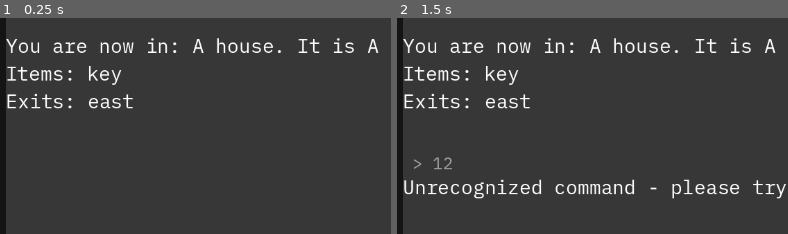
Above: before the commit, frames 1-2 (left to right).
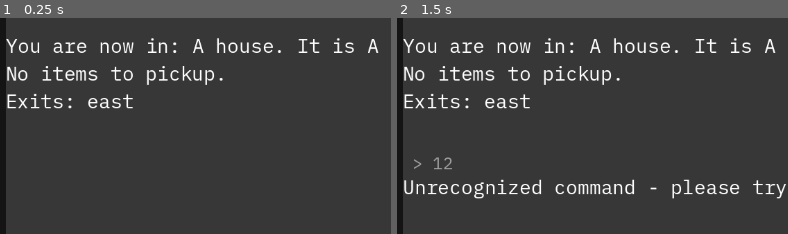
Above: after the commit, the same moments.

Repository: CungSao/textAdventure
Game: Godot game, scene res://game.tscn
Same seed, same stepped clock (60 frames per second), same inputs: the game is played once before the commit and once after it.
Inputs (mouse positions are % of the whole screen's width and height, from its top left):
- Up to frame 1 (0.25 s): no input
- Up to frame 2 (1.5 s): click (52, 94) at 0.52 s; type "12" at 0.6 s; tap Enter at 1.25 s; hold Up (ui_up) from 1.28 s (still down)
The pictures show only the part of the screen within x 0-50%, y 20-70%; the shares and areas given below are measured in that part.

The runs differ from the first frame. In frame 1, 1.7% of the frame differs, in the area x 1-58%, y 22-43%; in frame 2, 1.7%.

Commit message:
Locked & Use Keys

Diff:
--- a/CommandProcessor.gd
+++ b/CommandProcessor.gd
@@ -1,11 +1,12 @@
 extends Node
 
-var current_room = null
-var player = null
+
+var current_room:Room = null
+var player:Player = null
 
 
-func initialize(starting_room, player) -> String:
-	self.player = player
+func initialize(starting_room, _player) -> String:
+	player = _player
 	return change_room(starting_room)
 
 
@@ -27,8 +28,10 @@
 			return take(second_word)
 		'drop':
 			return drop(second_word)
-		"inventory", "inv":
+		"inventory":
 			return inventory()
+		"use":
+			return use(second_word)
 		"help":
 			return help()
 
@@ -40,7 +43,10 @@
 		return "Go where?"
 
 	if current_room.exits.keys().has(second_word):
-		var exit = current_room.exits[second_word]
+		var exit:Exit = current_room.exits[second_word]
+		if exit.is_other_room_locked(current_room):
+			return "That exit is currently locked!"
+
 		var change_response = change_room(exit.get_other_room(current_room))
 		return "You go %s %s" % [second_word, change_response]
 	else:
@@ -75,6 +81,26 @@
 	return player.get_inventory_list()
 
 
+func use(second_word:String) -> String:
+	if second_word == "":
+		return "Drop what?"
+
+	for item in player.inventory:
+		if second_word.to_lower() == item.item_name.to_lower():
+			match item.item_type:
+				Types.ItemTypes.KEY:
+					for exit in current_room.exits.values():
+						if exit.room_2 == item.use_value:
+							exit.room_2_is_locked = false
+							player.drop_item(item)
+							return "You use %s to unlock a door to %s" % [item.item_name, exit.room_2.room_name]
+					return "That item does not unlock any doors in this room."
+				_:
+					return "Error - tried to use an item with an invalid type."
+
+	return "You don't have that item."
+
+
 func help() -> String:
 	return "You can use these commands: go [location], take/drop [item], inventory, help"
 
--- a/Player.gd
+++ b/Player.gd
@@ -1,6 +1,6 @@
-extends Node
+class_name Player extends Node
 
-var inventory:Array
+var inventory:Array[Item]
 
 
 func take_item(item:Item):
@@ -16,7 +16,7 @@
 		return "You don't currently have anything."
 
 	var item_string = ""
-	for i in inventory:
-		item_string += i.item_name + " "
+	for item in inventory:
+		item_string += item.item_name + " "
 
 	return "Invetory: " + item_string
--- a/RoomManager.gd
+++ b/RoomManager.gd
@@ -1,7 +1,15 @@
 extends Node
+
+@onready var house_room:Room = $HouseRoom
+@onready var outside_room:Room = $OutsideRoom
+@onready var shed_room = $ShedRoom
+
 
 func _ready() -> void:
 	var key = Item.new("key", Types.ItemTypes.KEY)
+	key.use_value = shed_room
 
-	$HouseRoom.connect_exit("east", $OutsideRoom)
-	$HouseRoom.add_item(key)
+	house_room.connect_exit_unlocked("east", outside_room)
+
+	outside_room.add_item(key)
+	outside_room.connect_exit_locked("north", shed_room)
--- a/game.gd
+++ b/game.gd
@@ -1,6 +1,6 @@
 extends Control
 
-signal cam
+@export var input_path:NodePath
 @export var path_history: NodePath
 @export var path_scroll: NodePath
 @export var max_lines_remembered = 30
@@ -9,18 +9,29 @@
 const RESPONSE = preload("res://input/response.tscn")
 
 @onready var command_processor: Node = $CommandProcessor
+@onready var room_manager: Node = $RoomManager
+@onready var __input_edit:LineEdit = get_node(input_path)
 @onready var history: VBoxContainer = get_node(path_history)
 @onready var scroll: ScrollContainer = get_node(path_scroll)
 @onready var scrollbar: VScrollBar = scroll.get_v_scroll_bar()
-@onready var room_manager: Node = $RoomManager
-@onready var player = $Player
+
+
+func _on_text_changed(new_text):
+	if Input.is_action_pressed("ui_text_backspace"): return
+	match new_text:
+		"inv":
+			new_text = new_text.replace("inv", "inventory")
+			__input_edit.text = new_text
+			__input_edit.caret_column = new_text.length()
 
 
 func _ready() -> void:
+	__input_edit.connect("text_changed", _on_text_changed)
 	scrollbar.changed.connect(handle_scrollbar_changed)
 
 	create_response("Welcome to the retro text adventure! You can type 'help' to see your available commands.")
 
+	var player = Player.new()
 	var starting_room_response = command_processor.initialize(room_manager.get_child(0), player)
 	create_response(starting_room_response)
 
--- a/game.tscn
+++ b/game.tscn
@@ -1,9 +1,8 @@
-[gd_scene load_steps=14 format=3 uid="uid://d3wba6syqkbrp"]
+[gd_scene load_steps=13 format=3 uid="uid://d3wba6syqkbrp"]
 
 [ext_resource type="Script" path="res://input/Input.gd" id="1_2uw3k"]
 [ext_resource type="FontFile" uid="uid://d078jfhcy6kqy" path="res://fonts/IBMPlexMono-Regular.ttf" id="1_scu14"]
 [ext_resource type="Script" path="res://game.gd" id="2_vas34"]
-[ext_resource type="Script" path="res://Player.gd" id="3_6mbef"]
 [ext_resource type="Script" path="res://CommandProcessor.gd" id="3_ulhwv"]
 [ext_resource type="Script" path="res://RoomManager.gd" id="4_l4nh5"]
 [ext_resource type="PackedScene" uid="uid://c0bvgbk12s7cn" path="res://rooms/room.tscn" id="4_m1qwo"]
@@ -37,12 +36,10 @@
 grow_vertical = 2
 theme = SubResource("Theme_f8l51")
 script = ExtResource("2_vas34")
+input_path = NodePath("Background/MarginContainer/BoxContainer/InputArea/HBoxContainer/Input")
 path_history = NodePath("Background/MarginContainer/BoxContainer/GameInfo/ScrollContainer/History")
 path_scroll = NodePath("Background/MarginContainer/BoxContainer/GameInfo/ScrollContainer")
 max_lines_remembered = 20
-
-[node name="Player" type="Node" parent="."]
-script = ExtResource("3_6mbef")
 
 [node name="CommandProcessor" type="Node" parent="."]
 script = ExtResource("3_ulhwv")
@@ -65,6 +62,14 @@
 offset_bottom = -89.0
 room_name = "outside"
 room_description = "outside in the village."
+
+[node name="ShedRoom" parent="RoomManager" instance=ExtResource("4_m1qwo")]
+offset_left = 333.0
+offset_top = -318.0
+offset_right = 622.0
+offset_bottom = -218.0
+room_name = "a shed"
+room_description = "a dusty old shed used for storage."
 
 [node name="Background" type="PanelContainer" parent="."]
 layout_mode = 1
--- a/input/Input.gd
+++ b/input/Input.gd
@@ -7,7 +7,7 @@
 	grab_focus()
 
 
-func _input(event):
+func _input(_event):
 	if Input.is_action_just_pressed("ui_up"):
 		print('len')
 	elif Input.is_action_just_pressed("ui_down"):
--- a/items/Item.gd
+++ b/items/Item.gd
@@ -3,6 +3,9 @@
 @export var item_name = "Item Name"
 @export var item_type:Types.ItemTypes = Types.ItemTypes.KEY
 
+var use_value = null
+
+
 func _init(_item_name:String, _item_type):
 	item_name = _item_name
 	item_type = _item_type
--- a/rooms/Exit.gd
+++ b/rooms/Exit.gd
@@ -5,6 +5,16 @@
 
 var room_2:Room = null
 var room_2_is_locked = false
+
+
+func is_other_room_locked(current_room):
+	if current_room == room_1:
+		return room_2_is_locked
+	elif current_room == room_2:
+		return room_1_is_locked
+	else:
+		printerr("The room you tried to find is not connected to this exit.")
+		return true
 
 
 func get_other_room(current_room):
--- a/rooms/room.gd
+++ b/rooms/room.gd
@@ -52,14 +52,24 @@
 
 
 func get_exit_description() -> String:
-	return "Exits: " + "".join(exits.keys())
+	return "Exits: " + " ".join(exits.keys())
 
 
-func connect_exit(direction:String, next_room:Room):
+func connect_exit_unlocked(direction:String, next_room:Room):
+	_connect_exit(direction, next_room, false)
+
+
+func connect_exit_locked(direction:String, next_room:Room):
+	_connect_exit(direction, next_room, true)
+
+
+func _connect_exit(direction:String, next_room:Room, is_locked:bool):
 	var exit = Exit.new()
 	exit.room_1 = self
 	exit.room_2 = next_room
+	exit.room_2_is_locked = is_locked
 	exits[direction] = exit
+
 
 	match direction:
 		'west':
